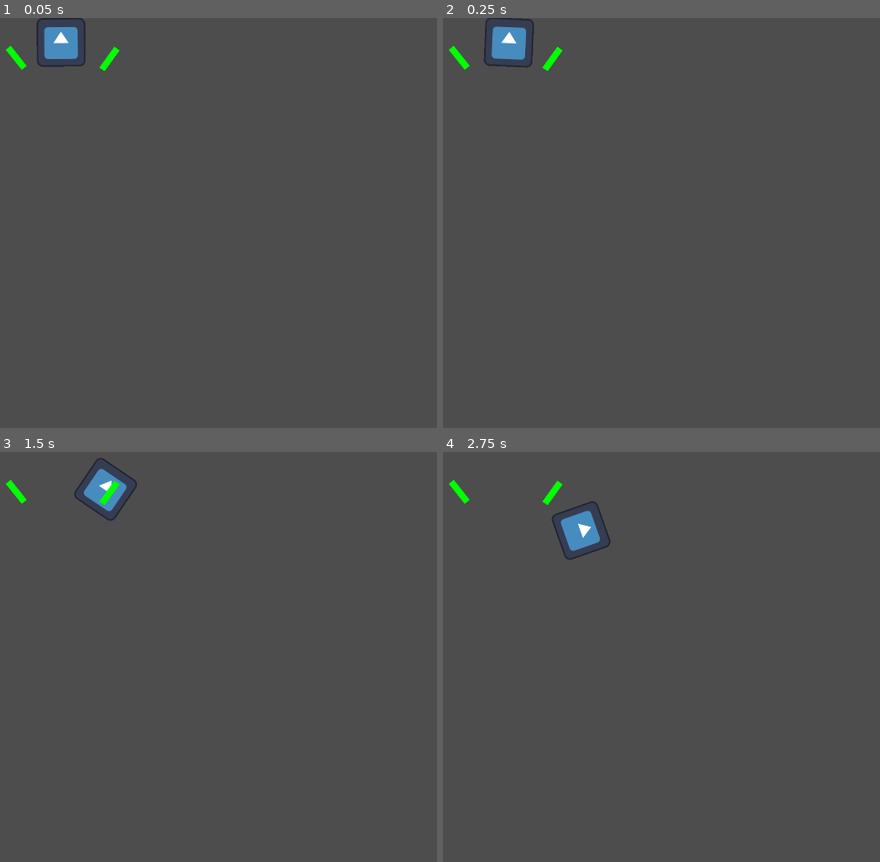
Above: before the commit, frames 1-4 (two rows, left to right).
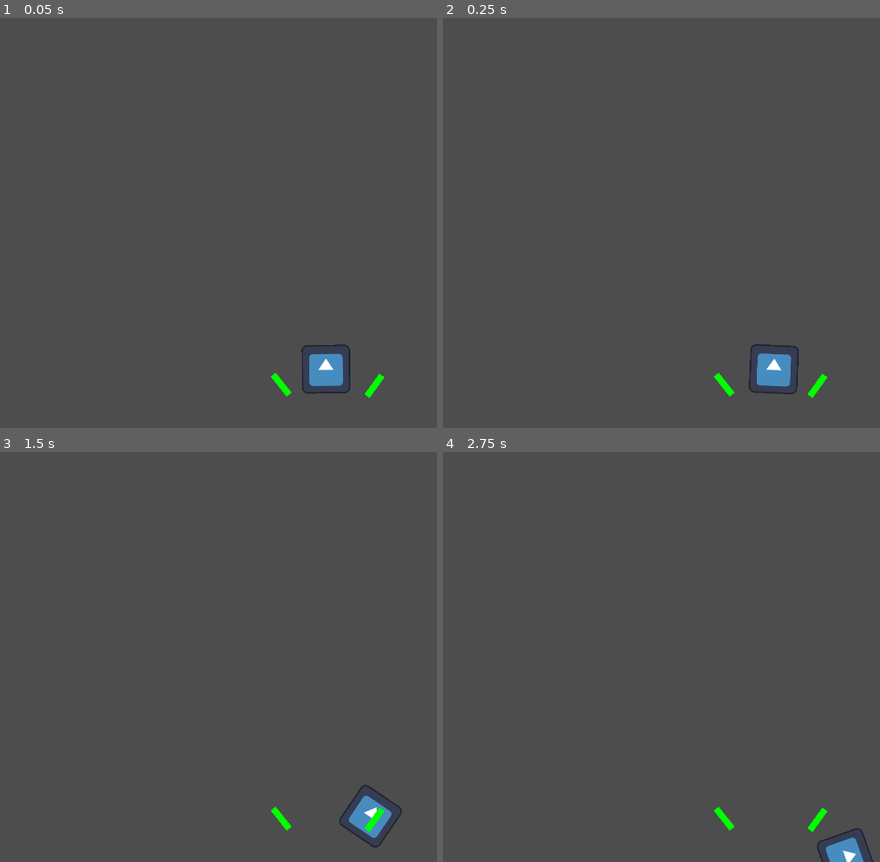
Above: after the commit, the same moments.

Repository: mntjams/game-jam-25-2
Game: Godot game, scene res://scenes/bar.tscn
Two runs of this game, one before a commit and one after it. Both use one fixed random seed, a clock stepped at 60 frames per second and the inputs below. This scene is started directly instead of the project's main scene. The engine's default icon, where the game draws it, is replaced by a stand-in: a white triangle on a blue panel in a dark square.
Inputs:
- Up to frame 1 (0.05 s): no input
- Up to frame 2 (0.25 s): no input
- Up to frame 3 (1.5 s): hold D (right) 0.53-1.28 s; hold E (interact) 0.53-1.28 s; hold S (down) from 1.28 s (still down); tap Space (slots) at 1.35 s
- Up to frame 4 (2.75 s): release S (down) at 2.03 s; hold D (right) from 2.03 s (still down); tap Q at 2.1 s

The runs differ from the first frame. In frame 1, 2.0% of the frame differs, in the area x 1-88%, y 0-93%; in frame 2, 2.0%; in frame 3, 1.8%; in frame 4, 1.7%.

Commit message:
bar rearranged

Diff:
--- a/scenes/bar.tscn
+++ b/scenes/bar.tscn
@@ -16,7 +16,7 @@
 [node name="CanvasLayer" type="CanvasLayer" parent="."]
 
 [node name="Path2D" type="Path2D" parent="CanvasLayer"]
-position = Vector2(115, 93)
+position = Vector2(812, 954)
 curve = SubResource("Curve2D_5dekh")
 
 [node name="PathFollow2D" type="PathFollow2D" parent="CanvasLayer/Path2D"]
